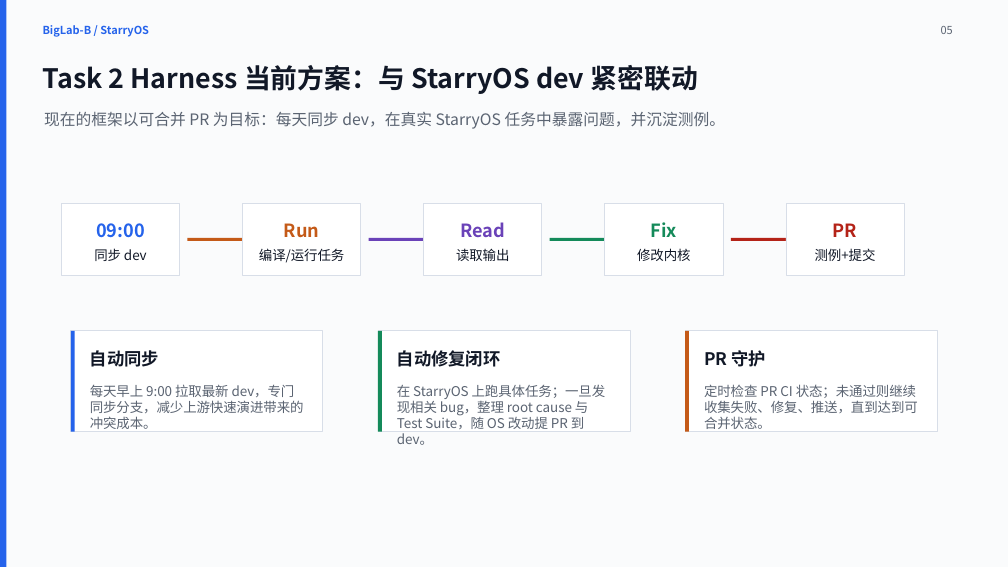
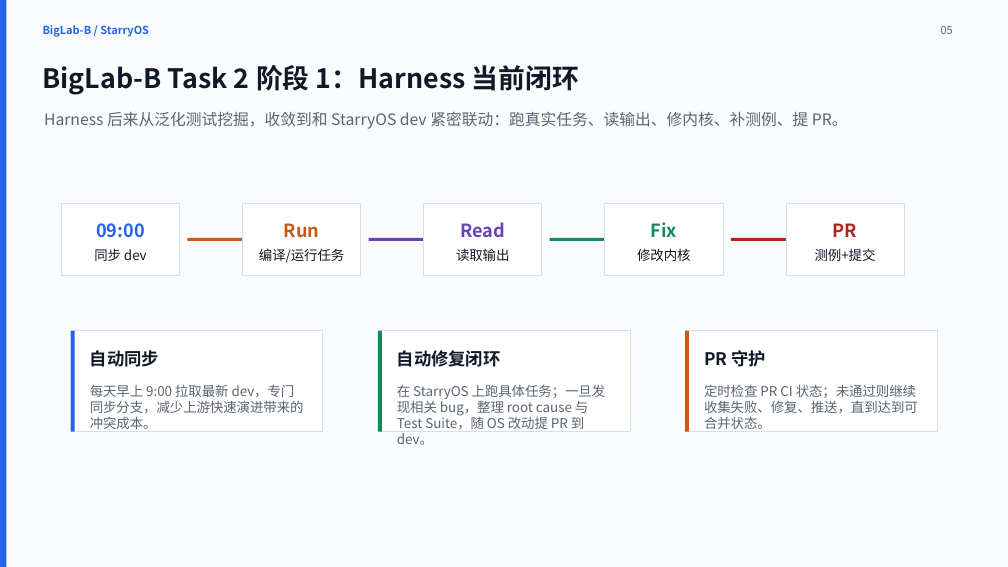
Before and after one commit to yks23/Auto-OS, a slide deck: slide 5 of showtime-2/final/biglab-b-final-yang-kaisen-minimal.pptx. Drawn at 1008x567 pixels with LibreOffice and Linux fonts; fonts in the diff are those of the drawing. Boxes give left, top, right and bottom in pixels: in the first picture for what was removed or moved away, otherwise in the second. Text is boxed around its words. In the diff, an @@ line names an element or a change of style, - is before the commit and + after.

Commit message:
docs: correct BigLab-B task classification

```diff
--- a/showtime-2/final/biglab-b-final-yang-kaisen-minimal.pptx
+++ b/showtime-2/final/biglab-b-final-yang-kaisen-minimal.pptx
@@ text at bbox=[43, 65, 579, 95]: text changed @@
-Task 2 Harness 当前方案：与 StarryOS dev 紧密联动
+BigLab-B Task 2 阶段 1：Harness 当前闭环
@@ text at bbox=[44, 111, 848, 129]: text changed @@
-现在的框架以可合并 PR 为目标：每天同步 dev，在真实 StarryOS 任务中暴露问题，并沉淀测例。
+Harness 后来从泛化测试挖掘，收敛到和 StarryOS dev 紧密联动：跑真实任务、读输出、修内核、补测例、提 PR。
```
Also in this commit, not shown: 2 other slides changed, 1 slide added, 1 slide removed, 10 other files.
